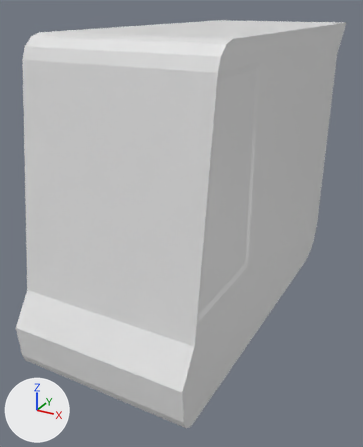
What one commit did to the Blender file Assets/Models/WorkFiles/SMILE-van.blend.
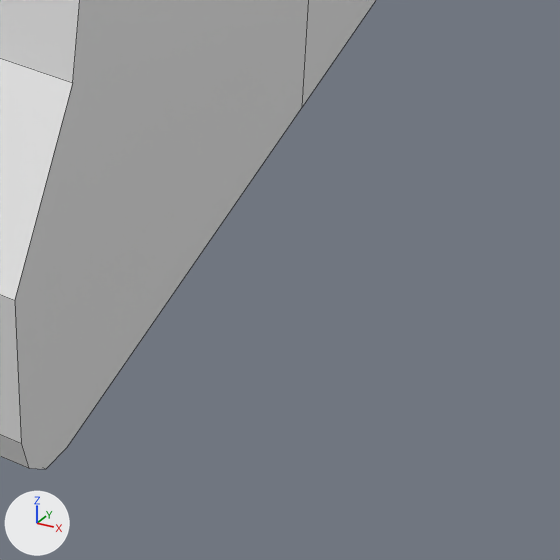
Each version appears first whole from a 50 mm lens placed at (1.55, -2.9, 1.15), pointed at (-0.1, 0.09, -0.35), and next in a close-up on the part from 49% to 82% of the width and 74% to 100% of the height. The axes (+X, +Y, +Z) are drawn at lower left. The lights are the same throughout. The close-ups show mesh edges as thin lines.

Script lines for the objects in view, before the commit:
```python
me_cube = bpy.data.meshes.new('Cube')
me_cube.from_pydata(...)  # 53 vertices, 35 faces; spans x 0.0..0.58, y -1.13..1.7, z -1.0..1.0
me_cube.materials.append(mat_material)  # white #e7e7e7
ob_vanbody = bpy.data.objects.new('vanbody', me_cube)
ob_vanbody.location = (0.0, 0.0, 0.0)
_m = ob_vanbody.modifiers.new('Mirror', 'MIRROR')
_m.use_clip = True
```
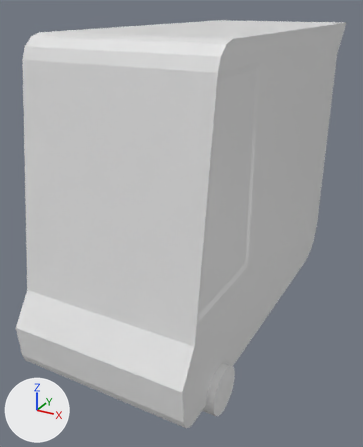
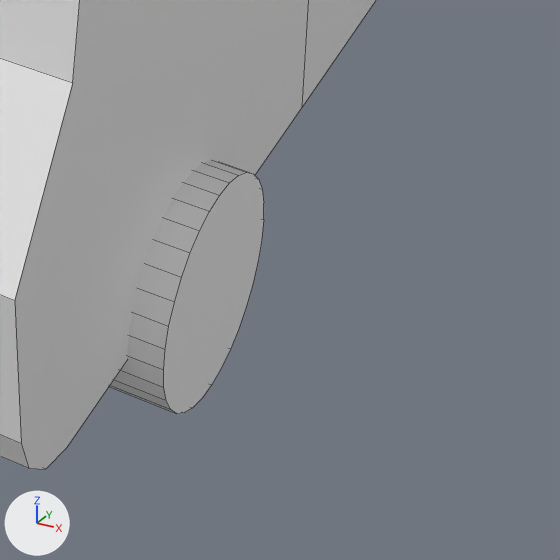
Pixel boxes (x1, y1, x2, y2) of what changed, in the close-ups (560 x 560 px):
'tire 1', added: after (109, 160, 264, 413)

The change, as a list of edits to the scene's bpy script:
```text
Add me_cylinder:
    me_cylinder.from_pydata(...)  # a 32-sided cylinder along z spanning x -1.0..1.0, y -1.0..1.0, z -1.0..1.0
Add ob_tire_1:
    ob_tire_1 = bpy.data.objects.new('tire 1', me_cylinder)
    ob_tire_1.location = (0.562, -0.69, -0.992)
    ob_tire_1.rotation_euler = (0.0, 1.571, 0.0)  # degrees (0, 90, 0)
    ob_tire_1.scale = (0.154, 0.154, 0.0702)
    _m = ob_tire_1.modifiers.new('Mirror', 'MIRROR')
    _m.use_clip = True
    _m.mirror_object = ob_vanbody
```
